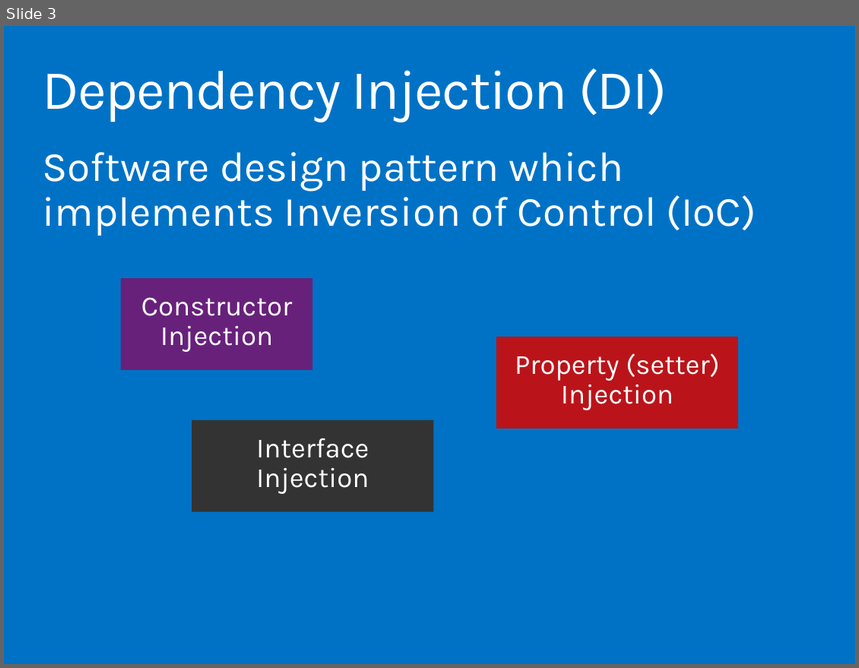
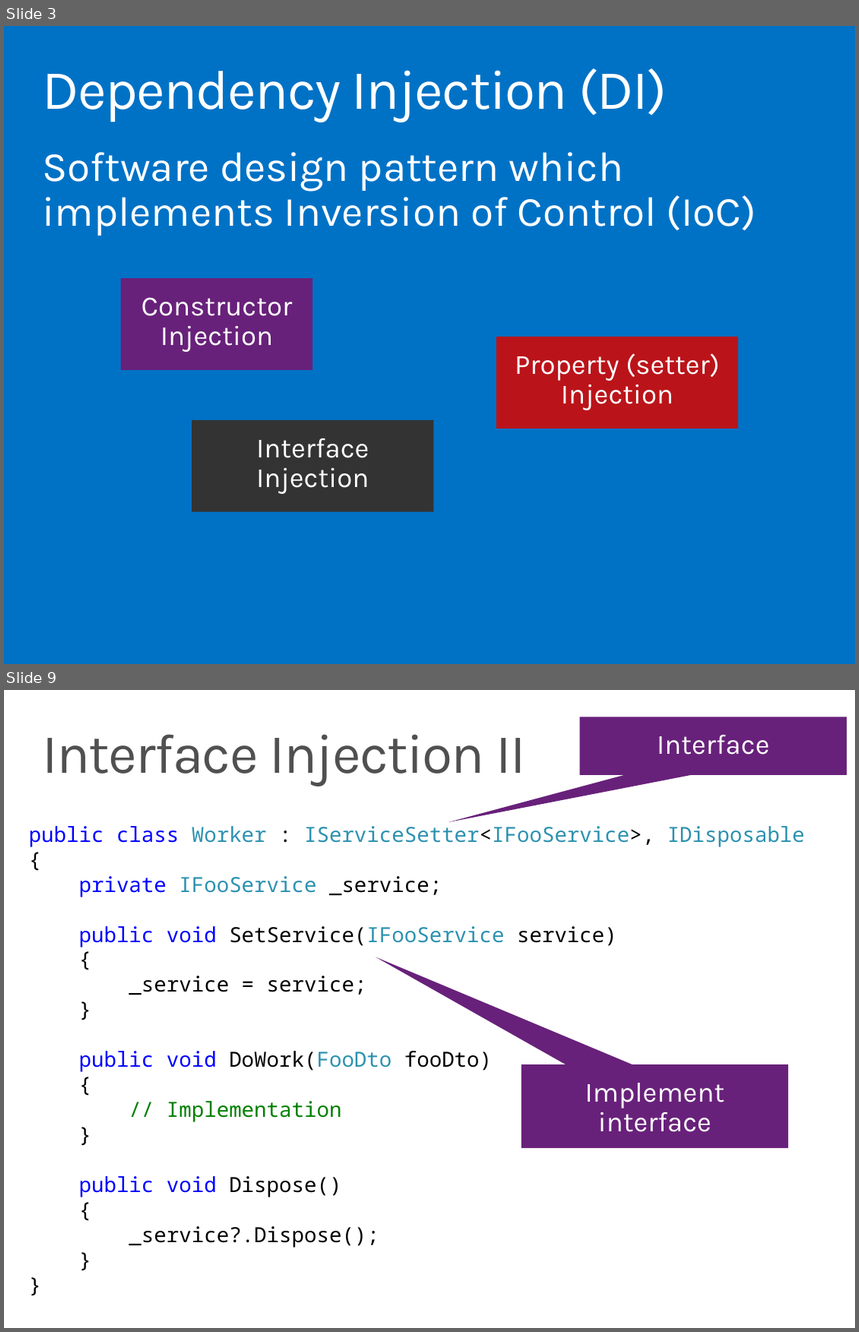
Before and after one commit to ondfisk/BDSA2016, a slide deck: Slides/Lecture05.pptx. Shown one above the other, each under a label of ours: slide 3 before the commit, slides 3 and 9 after it; the slides between them are not shown. The pictures are 859x668 and 859x1332 pixels, drawn with LibreOffice and Linux fonts; fonts in the diff are those of the drawing. Boxes give left, top, right and bottom in pixels: in the first picture for what was removed or moved away, otherwise in the second. Text is boxed around its words. In the diff, an @@ line names an element or a change of style, - is before the commit and + after.

Commit message:
DI demonstration classes

```diff
--- a/Slides/Lecture05.pptx
+++ b/Slides/Lecture05.pptx
@@ slide 9 added at bbox=[4, 690, 855, 1328], background #FFFFFF @@
@@ title added at bbox=[42, 734, 525, 786], 48 pt, text #505050 @@
+Interface Injection II
@@ speech box added at bbox=[580, 717, 847, 775], fill #68217A, 24 pt, text #FFFFFF @@
+Interface
@@ text added at bbox=[29, 826, 805, 1248], 18 pt, text #000000 @@
+public class Worker : IServiceSetter<IFooService>, IDisposable
+{
+private IFooService _service;
+public void SetService(IFooService service)
+{
+_service = service;
+}
+public void DoWork(FooDto fooDto)
+{
+// Implementation
+}
+public void Dispose()
+{
+_service?.Dispose();
+}
+}
@@ speech box added at bbox=[522, 1065, 788, 1148], fill #68217A, 24 pt, text #FFFFFF @@
+Implement interface
```
Also in this commit, not shown: 1 slide changed, 17 other slides added, 1 slide removed, 14 other files.
